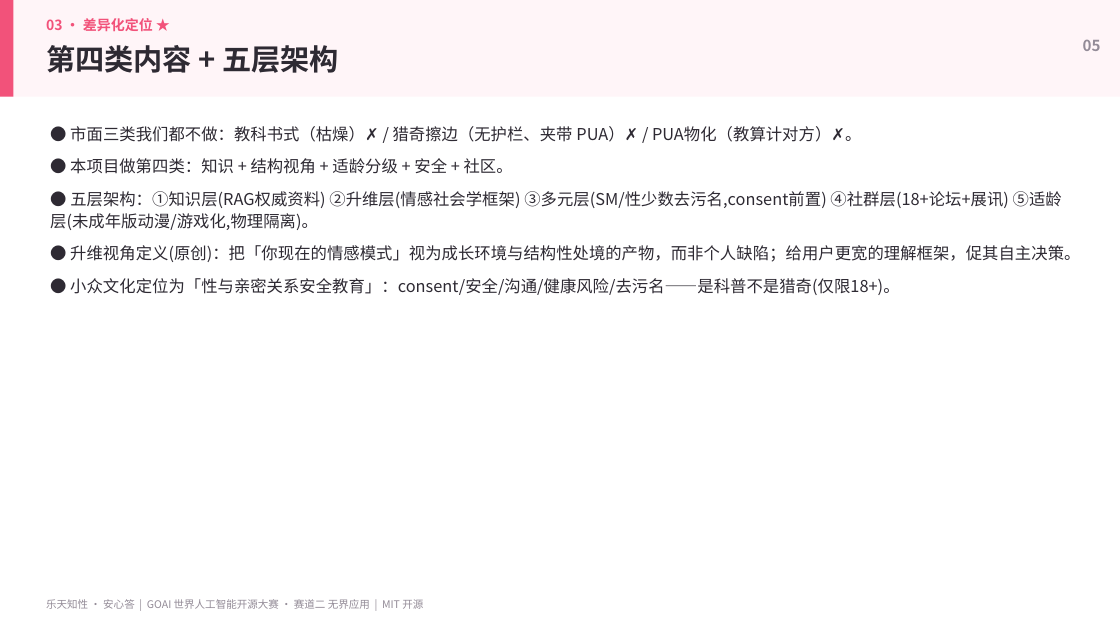
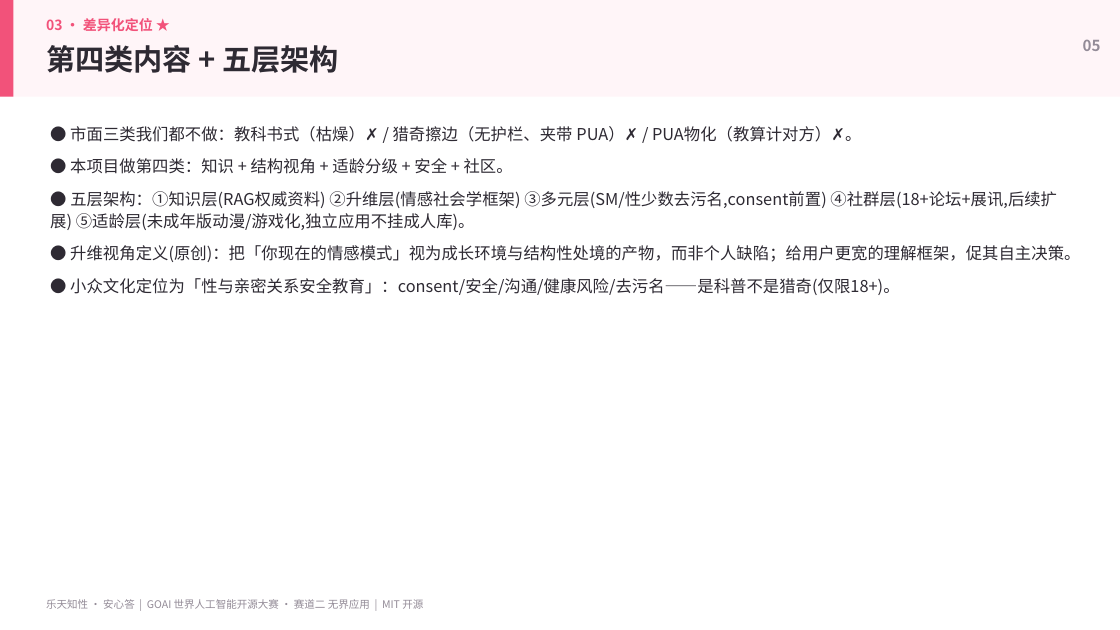
Before and after one commit to mlx969/-Finn, a slide deck: slide 5 of presentation.pptx. Drawn at 1120x630 pixels with LibreOffice and Linux fonts; fonts in the diff are those of the drawing. Boxes give left, top, right and bottom in pixels: in the first picture for what was removed or moved away, otherwise in the second. Text is boxed around its words. In the diff, an @@ line names an element or a change of style, - is before the commit and + after.

```diff
--- a/presentation.pptx
+++ b/presentation.pptx
@@ text at bbox=[50, 191, 1057, 230]: text changed @@
-● 五层架构：①知识层(RAG权威资料) ②升维层(情感社会学框架) ③多元层(SM/性少数去污名,consent前置) ④社群层(18+论坛+展讯) ⑤适龄层(未成年版动漫/游戏化,物理隔离)。
+● 五层架构：①知识层(RAG权威资料) ②升维层(情感社会学框架) ③多元层(SM/性少数去污名,consent前置) ④社群层(18+论坛+展讯,后续扩展) ⑤适龄层(未成年版动漫/游戏化,独立应用不挂成人库)。
```
Also in this commit, not shown: 12 other slides changed, 24 other files.
